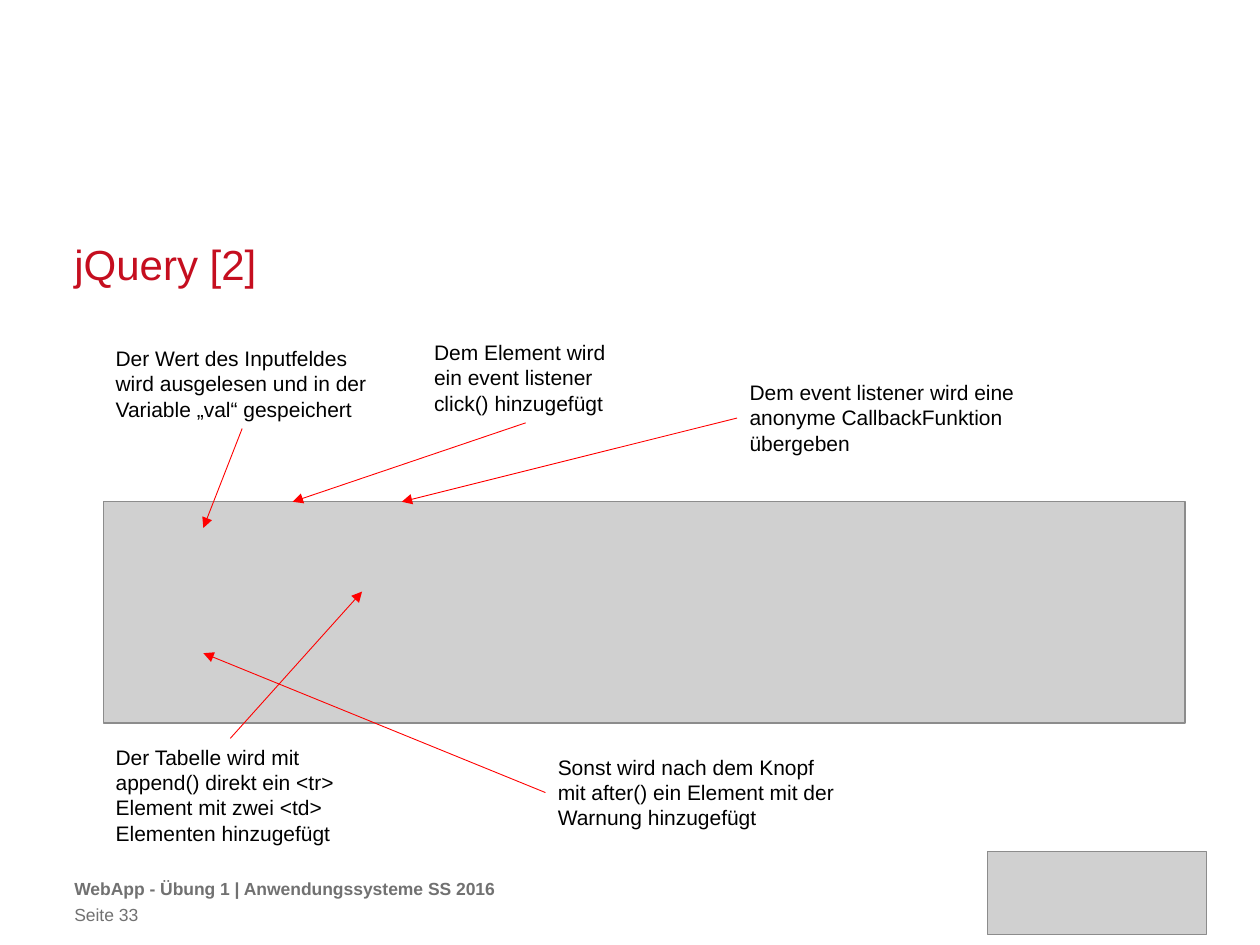
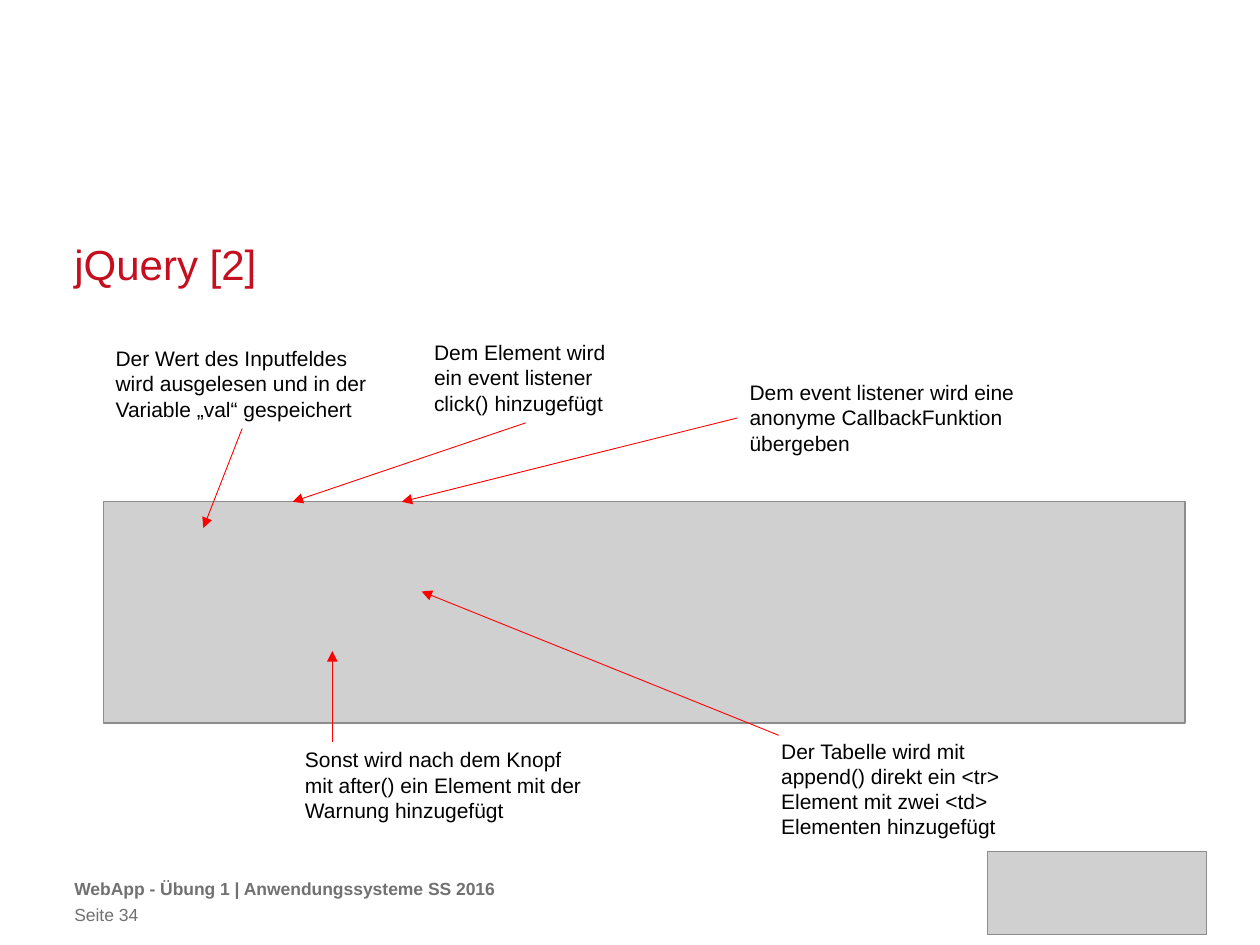
Before and after one commit to carolin262/anwendungssysA1, a slide deck: slide 34 of WebApp_TU.pptx (slide 33 before the commit). Drawn at 1260x945 pixels with LibreOffice and Linux fonts; fonts in the diff are those of the drawing; grey boxes stand for pictures; background and template pictures are left out. Boxes give left, top, right and bottom in pixels: in the first picture for what was removed or moved away, otherwise in the second. Text is boxed around its words. In the diff, an @@ line names an element or a change of style, - is before the commit and + after.

Commit message:
Rechtschreibkorrektur, erstellen der 2. Seite mit Matrikelnr. & Group46 Namen

```diff
--- a/WebApp_TU.pptx
+++ b/WebApp_TU.pptx
@@ arrow moved from (231, 738) - (362, 591) to (779, 736) - (422, 591) @@
@@ arrow moved from (546, 793) - (203, 653) to (333, 742) - (333, 651) @@
@@ text "Sonst wird nach dem Knopf ...": place and size @@
-text "Sonst wird nach dem Knopf ..." at box(558, 759, 833, 830)
+text "Sonst wird nach dem Knopf ..." at box(305, 751, 581, 822)
@@ text "Der Tabelle wird mit append() ...": place and size @@
-text "Der Tabelle wird mit append() ..." at box(116, 749, 333, 845)
+text "Der Tabelle wird mit append() ..." at box(781, 743, 999, 839)
@@ page number at box(74, 908, 138, 921): text changed @@
-Seite 33
+Seite 34
```
Also in this commit, not shown: 2 other slides changed, 1 slide added, 1 other file.
